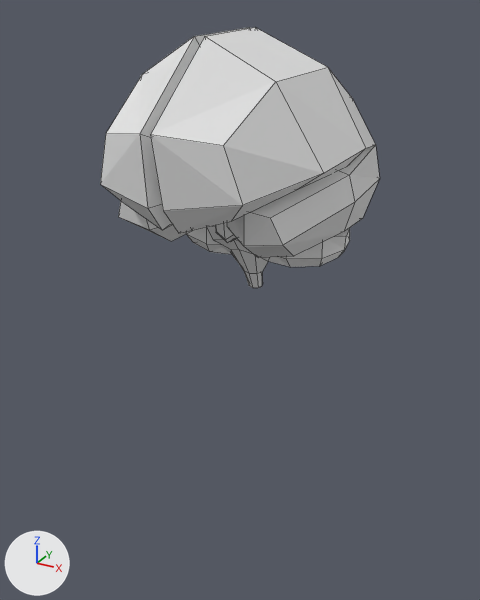
One commit to the Blender file Resources/Models/Brain Character.blend: the scene before it, then after it.
Rendered twice from a 50 mm lens placed at (4.12, -7.42, 1.71), pointed at (-0.04, 0.15, -2.08). The lights are fixed; the arrows at lower left show +X, +Y and +Z. Mesh edges are drawn as thin lines.
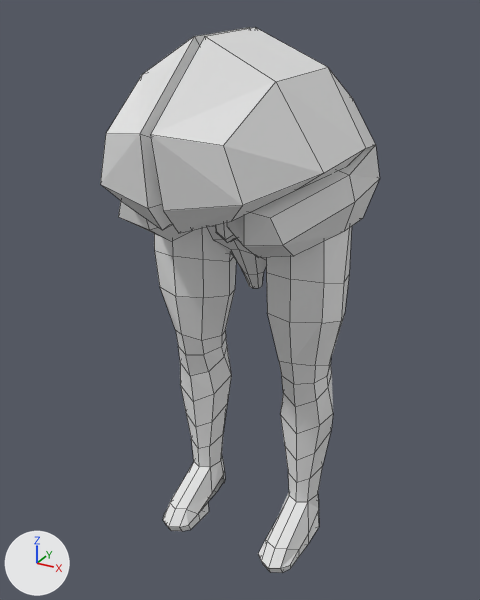
Commit message: Brain Model Has Legs Now

The change, as a list of edits to the scene's bpy script:
```text
Change me_cube_001:
    where me_cube_001.from_pydata(...)  # 154 vertices, 138 faces; spans x 0.0..1.59, y -1.91..2.07, z -1.99..1.49
    used by ob_cube; location = (0.0, 0.0, 0.0)
    verts and faces of me_cube_001; kept vertices keep their numbers, new ones are numbered from 154
    before: 74 (0.0, 0.32, -1.72) at pixel (248, 273), 75 (0.0, 0.56, -1.69), 76 (0.11, 0.37, -1.72) at pixel (256, 273), 77 (0.09, 0.53, -1.69), 78 (0.0, 0.45, -1.99) at pixel (252, 287)
    before: 79 (0.0, 0.64, -1.97), 80 (0.08, 0.48, -1.99) at pixel (258, 287), 81 (0.08, 0.61, -1.97) at pixel (262, 283), 82 (0.0, 0.55, -1.98), 86 (0.16, 0.44, -1.71) at pixel (262, 271)
    before: 87 (0.1, 0.55, -1.98) at pixel (261, 286)
    me_cube_001 part 1
    add delete_vertices([82])  # with the faces that use them
    add verts[74] = (0.0, 0.29, -1.73)  # moved, pixel (247, 274)
    add verts[75] = (0.0, 0.58, -1.69)  # moved
    add verts[76] = (0.12, 0.36, -1.72)  # moved, pixel (257, 273)
    add verts[77] = (0.09, 0.54, -1.69)  # moved
    add verts[78] = (0.0, 0.46, -2.0)  # moved, pixel (252, 288)
    add verts[79] = (0.0, 0.64, -1.96)  # moved
    add verts[81] = (0.08, 0.61, -1.96)  # moved, pixel (262, 283)
    add verts[80] = (0.08, 0.48, -2.0)  # moved, pixel (258, 288)
    add verts[86] = (0.18, 0.44, -1.71)  # moved, pixel (263, 271)
    add faces += [(78, 80, 87, 81, 79)]
Add me_circle:
    me_circle.from_pydata(...)  # 124 vertices, 115 faces; spans x 0.32..1.42, y -0.68..1.1, z -6.05..-0.56
Add ob_circle:
    ob_circle = bpy.data.objects.new('Circle', me_circle)
    ob_circle.location = (0.0, 0.0, 0.0)
    _m = ob_circle.modifiers.new('Mirror', 'MIRROR')
```

Location of each change, (x1, y1, x2, y2) in pixels of the pictures (480 x 600 px):
'Circle', added
    after: (154, 226, 352, 573)
part 1 of me_cube_001, cut back
    before: (231, 249, 268, 288)
    after: (231, 249, 266, 288)
